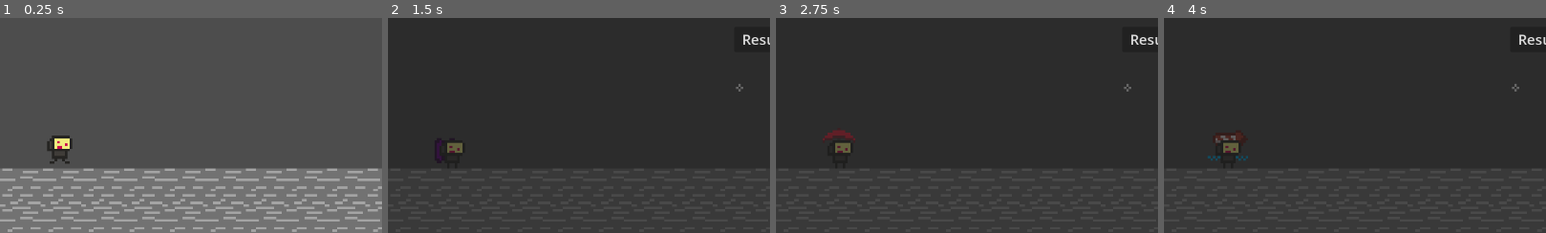
Above: before the commit, frames 1-4 (left to right).
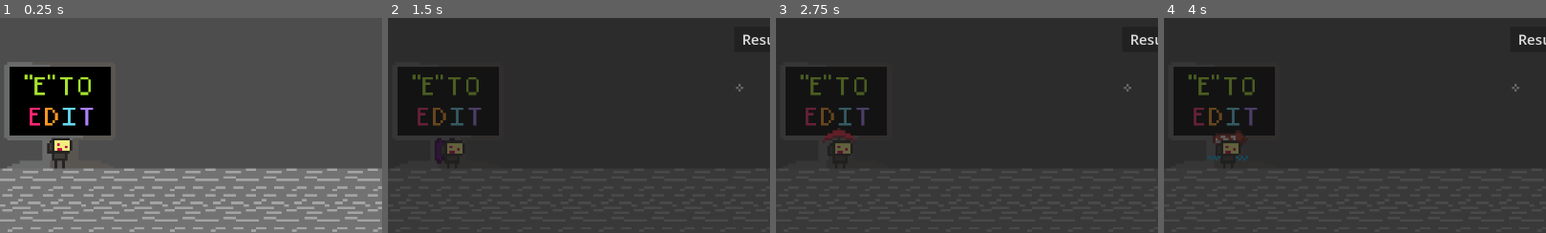
Above: after the commit, the same moments.

Repository: arcality/Built-to-Scale-GMTK-2024
Game: Godot game, scene res://scenes/main.tscn
The game is run twice, just before and just after one commit, with the same random seed, the same clock (stepped at 60 frames per second) and the same inputs. The engine's default icon, where the game draws it, is replaced by a stand-in: a white triangle on a blue panel in a dark square.
Inputs (mouse positions are % of the whole screen's width and height, from its top left):
- Up to frame 1 (0.25 s): no input
- Up to frame 2 (1.5 s): move the mouse to (72, 45) at 0.52 s; hold D (move_right) 0.53-1.25 s; tap E (edit) at 0.6 s; click (72, 45) at 0.67 s; tap Space (jump) at 0.77 s; click "Double Jump" at 1.25 s
- Up to frame 3 (2.75 s): click "Umbrella" at 2 s
- Up to frame 4 (4 s): click "Dash" at 2.75 s; click "Wall Jump" at 3.5 s
The pictures show only the part of the screen within x 0-50%, y 50-100%; the shares and areas given below are measured in that part.

The runs differ from the first frame. In frame 1, 10% of the frame differs, in the area x 1-29%, y 20-70%; in frame 2, 8.1%; in frame 3, 7.9%; in frame 4, 7.9%.

Commit message:
added asset and calibrated position within edit area scene

Diff:
--- a/scenes/edit_area.tscn
+++ b/scenes/edit_area.tscn
@@ -1,6 +1,7 @@
-[gd_scene load_steps=3 format=3 uid="uid://ce5q1qa0j4hhh"]
+[gd_scene load_steps=4 format=3 uid="uid://ce5q1qa0j4hhh"]
 
 [ext_resource type="Script" path="res://scripts/edit_area.gd" id="1_1v7a8"]
+[ext_resource type="Texture2D" uid="uid://d33l6gjdxc2jl" path="res://assets/sprites/fixed sprites/edit_menu_marker.png" id="2_nriuw"]
 
 [sub_resource type="RectangleShape2D" id="RectangleShape2D_vphfq"]
 size = Vector2(269.5, 133)
@@ -9,9 +10,15 @@
 script = ExtResource("1_1v7a8")
 
 [node name="Area2D" type="Area2D" parent="."]
+position = Vector2(0, -33)
 
 [node name="CollisionShape2D" type="CollisionShape2D" parent="Area2D"]
 shape = SubResource("RectangleShape2D_vphfq")
 
+[node name="Sprite2D" type="Sprite2D" parent="."]
+position = Vector2(1, -102)
+scale = Vector2(4.25, 4.25)
+texture = ExtResource("2_nriuw")
+
 [connection signal="body_entered" from="Area2D" to="." method="_on_area_2d_body_entered"]
 [connection signal="body_exited" from="Area2D" to="." method="_on_area_2d_body_exited"]
--- a/scenes/main.tscn
+++ b/scenes/main.tscn
@@ -18,6 +18,9 @@
 [node name="Exit" parent="." instance=ExtResource("7_6wq60")]
 position = Vector2(103, -197)
 
+[node name="edit_area" parent="." instance=ExtResource("4_lfd5i")]
+position = Vector2(1141, 613)
+
 [node name="DeathZone" parent="." instance=ExtResource("2_qfu47")]
 
 [node name="TempTerrain" parent="." instance=ExtResource("1_k1u6s")]
@@ -28,9 +31,6 @@
 position = Vector2(663, 222)
 active_jetpack_state = ""
 active_arm_state = ""
-
-[node name="edit_area" parent="." instance=ExtResource("4_lfd5i")]
-position = Vector2(1141, 613)
 
 [node name="edit_menu" parent="." instance=ExtResource("6_ty4xn")]
 
--- a/scripts/main.gd
+++ b/scripts/main.gd
@@ -14,7 +14,7 @@
 5:preload("res://scenes/levels/level_three.tscn").instantiate(),
 6:preload("res://scenes/levels/level_four.tscn").instantiate(),
 7:preload("res://scenes/levels/end_screen_level.tscn").instantiate()}
-var level_spawns = {0:Vector2(100,500),
+var level_spawns = {0:Vector2(100,578),
 1:Vector2(100,500),
 2:Vector2(150,200),
 3:Vector2(1200,600),
@@ -48,6 +48,7 @@
 	if Input.is_action_just_pressed("edit") and in_edit_bounds:
 		editMenu()
 
+
 func editMenu():
 	if editing:
 		edit_menu.hide()
@@ -68,7 +69,7 @@
 		if i.name.to_lower().contains("level"):
 			remove_child(i)
 	add_child(levels[new_level])
-	move_child(levels[new_level], 2)
+	move_child(levels[new_level], 3)
 	$Player.position = level_spawns[new_level]
 	$Player.spawn_position = level_spawns[new_level]
 	$edit_area.position = level_spawns[new_level]
